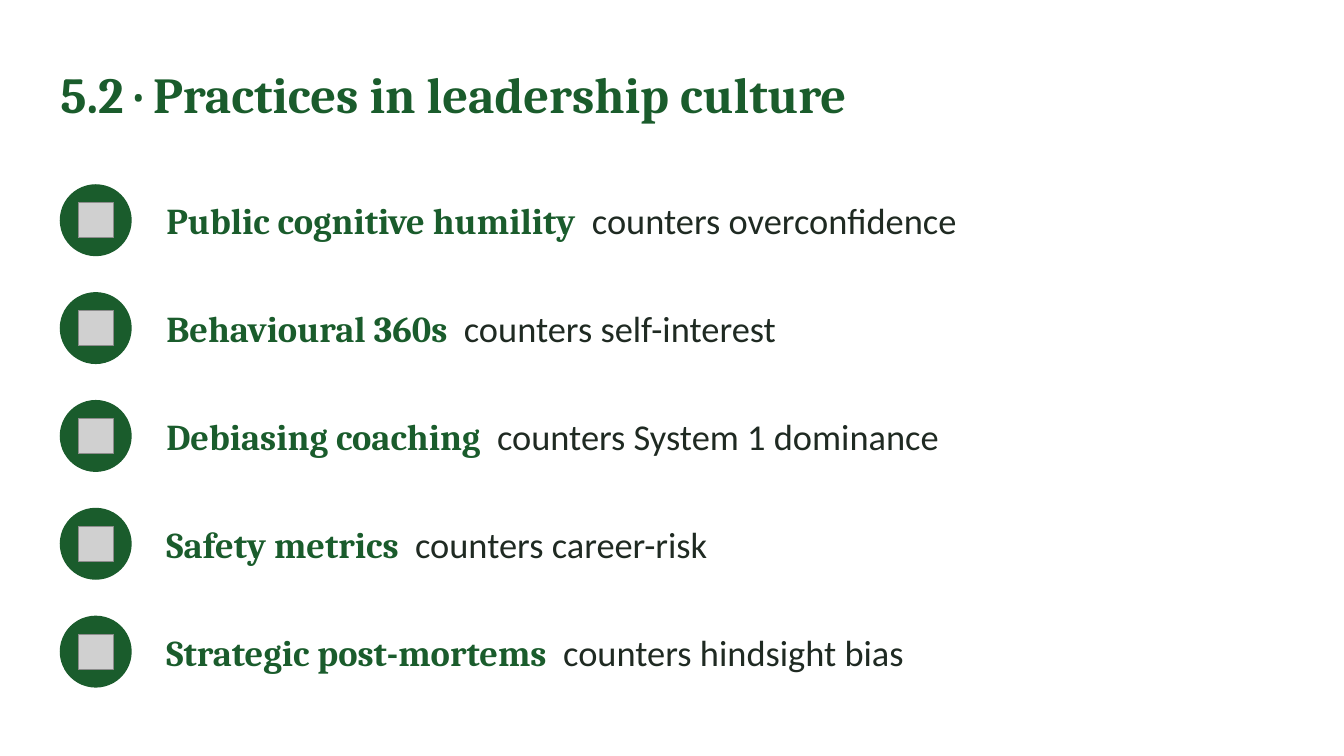
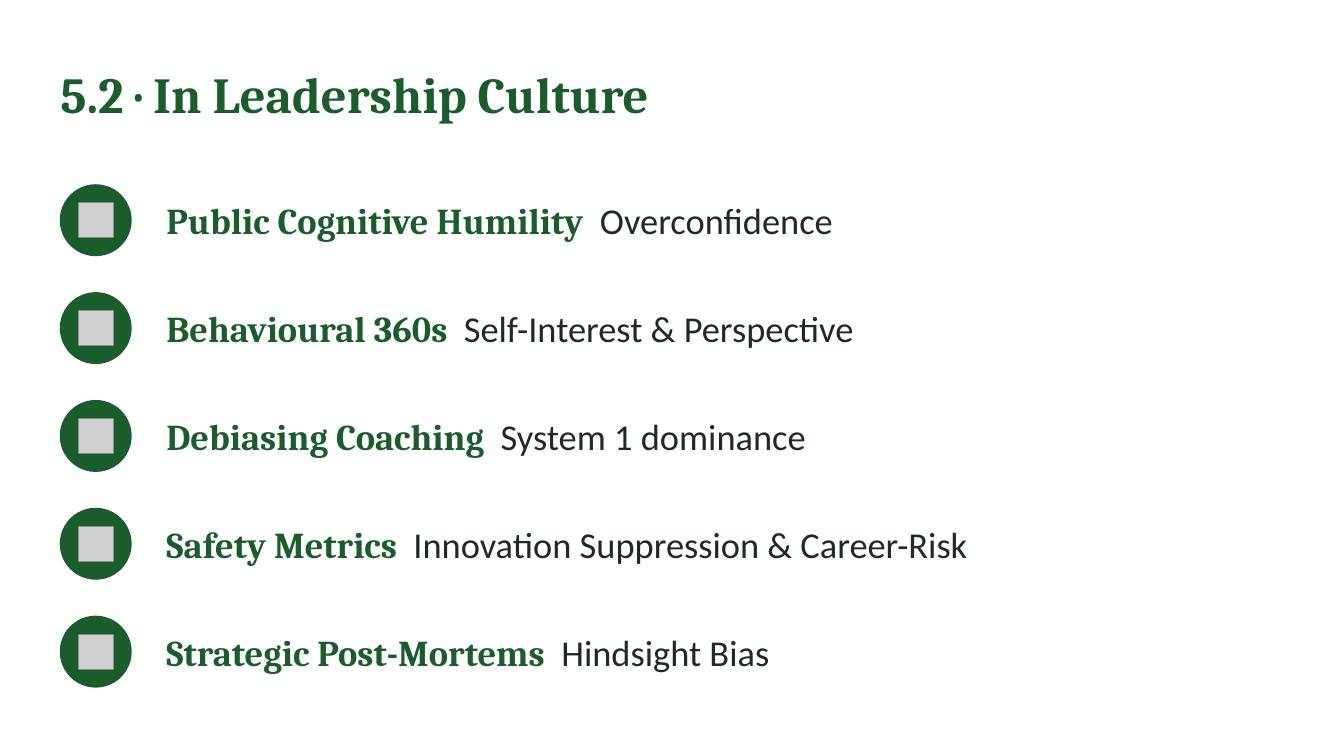
Before and after one commit to IBSL26/ibsl-platform, a slide deck: slide 31 of Unit decks/Unit 01 - Behavioural Strategy Fundamentals.pptx (slide 30 before the commit). Drawn at 1344x756 pixels with LibreOffice and Linux fonts; fonts in the diff are those of the drawing; grey boxes stand for pictures. Boxes give left, top, right and bottom in pixels: in the first picture for what was removed or moved away, otherwise in the second. Text is boxed around its words. In the diff, an @@ line names an element or a change of style, - is before the commit and + after.

```diff
--- a/Unit decks/Unit 01 - Behavioural Strategy Fundamentals.pptx
+++ b/Unit decks/Unit 01 - Behavioural Strategy Fundamentals.pptx
@@ text at box(60, 78, 649, 124): text changed @@
-5.2 · Practices in leadership culture
+5.2 · In Leadership Culture
@@ text at box(166, 208, 833, 242): text changed @@
-Public cognitive humility counters overconfidence
+Public Cognitive Humility Overconfidence
@@ text at box(166, 316, 854, 348): text changed @@
-Behavioural 360s counters self-interest
+Behavioural 360s Self-Interest & Perspective
@@ text at box(166, 424, 806, 458): text changed; font Calibri to Cambria; text colour #1F2A22 to #1A5C2C; bold on @@
-Debiasing coaching counters System 1 dominance
+Debiasing Coaching System 1 dominance
@@ text at box(166, 532, 967, 566): text changed @@
-Safety metrics counters career-risk
+Safety Metrics Innovation Suppression & Career-Risk
@@ text at box(166, 640, 769, 674): text changed @@
-Strategic post-mortems counters hindsight bias
+Strategic Post-Mortems Hindsight Bias
```
Also in this commit, not shown: 29 other slides changed, 5 slides added, 4 other files.
